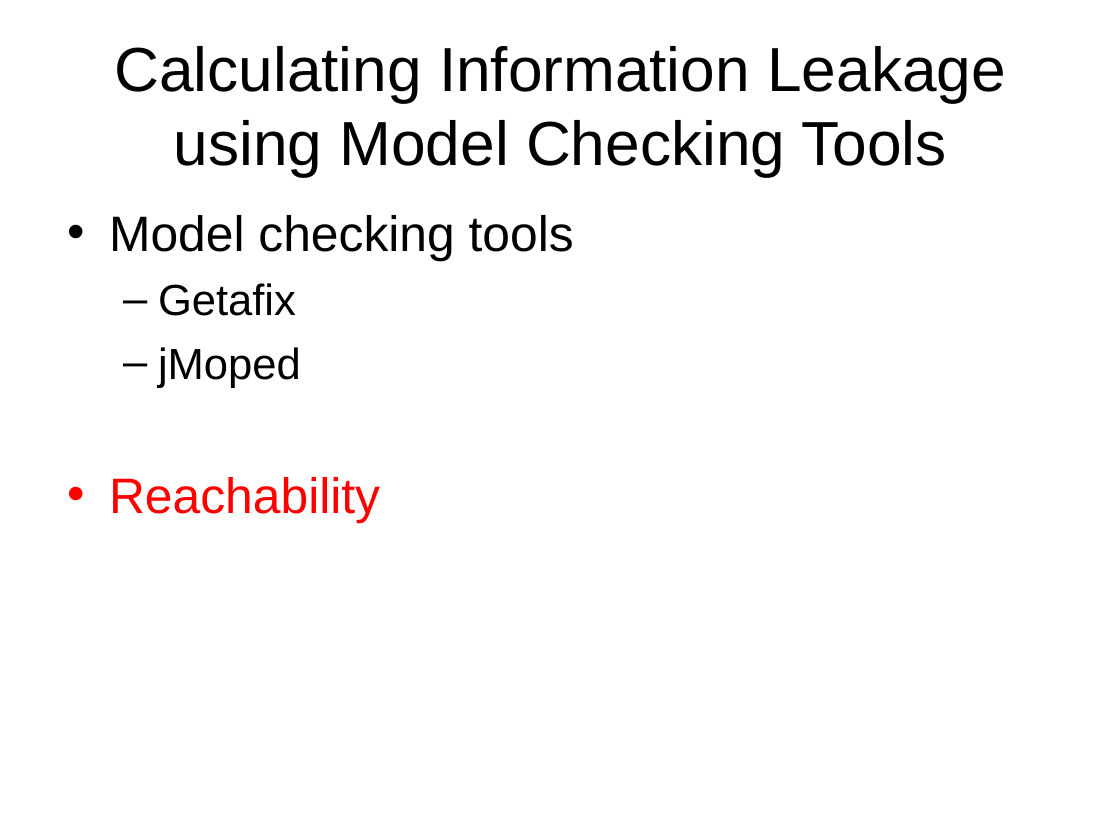
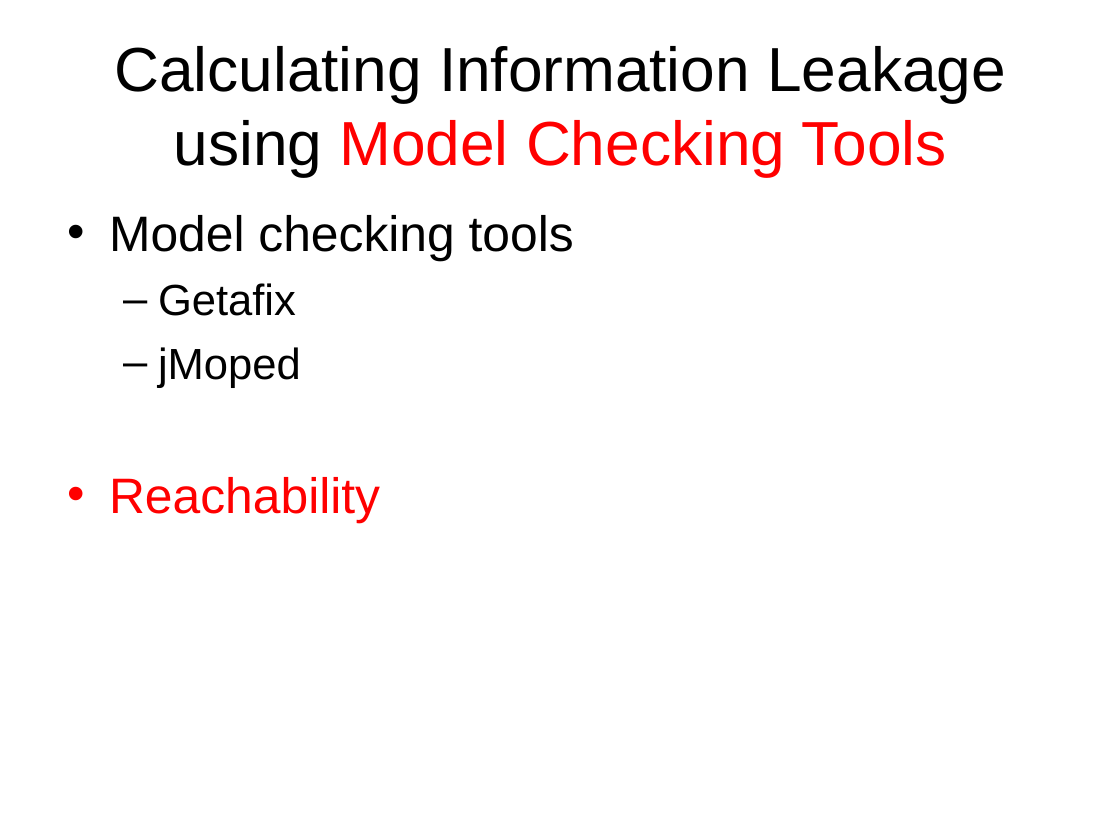
Before and after one commit to chenjiia/Thesis, a slide deck: slide 4 of thesis_presentation/presentation.ppt. Drawn at 1120x840 pixels with LibreOffice and Linux fonts; fonts in the diff are those of the drawing. Boxes give left, top, right and bottom in pixels: in the first picture for what was removed or moved away, otherwise in the second. Text is boxed around its words. In the diff, an @@ line names an element or a change of style, - is before the commit and + after.

```diff
--- a/thesis_presentation/presentation.ppt
+++ b/thesis_presentation/presentation.ppt
@@ title "Calculating Information Leakage using Model ..." at [114,46,1006,176]: text colour #000000 to #FF0000 in "Model Checking Tools" @@
```
Also in this commit, not shown: 9 other slides changed, 4 slides added, 1 slide removed.
